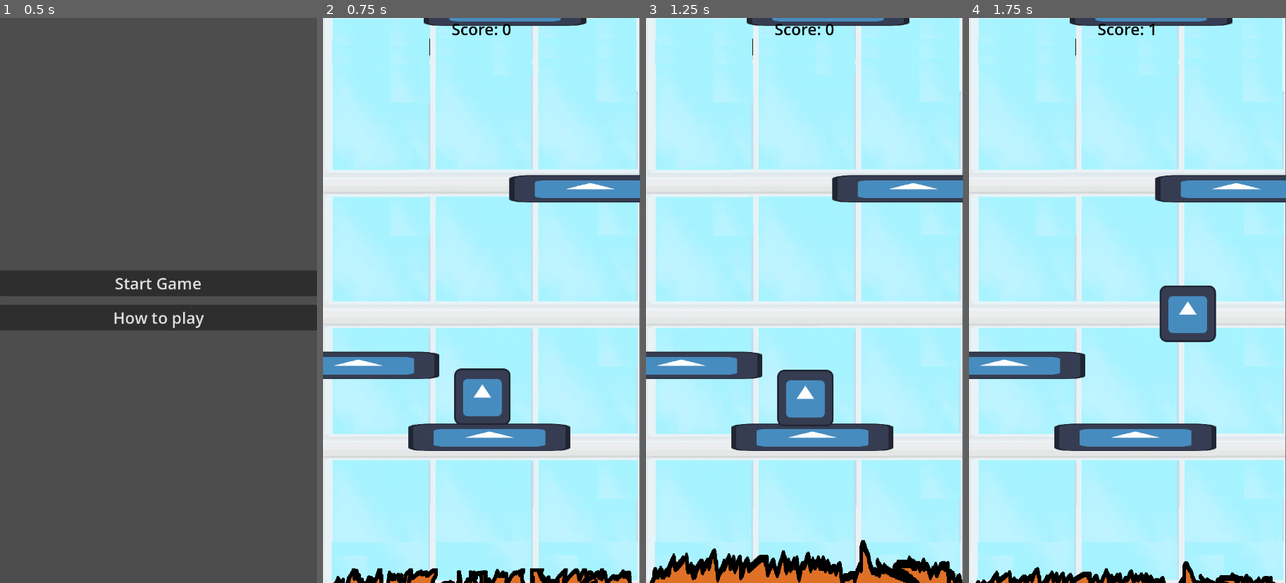
Above: before the commit, frames 1-4 (left to right).
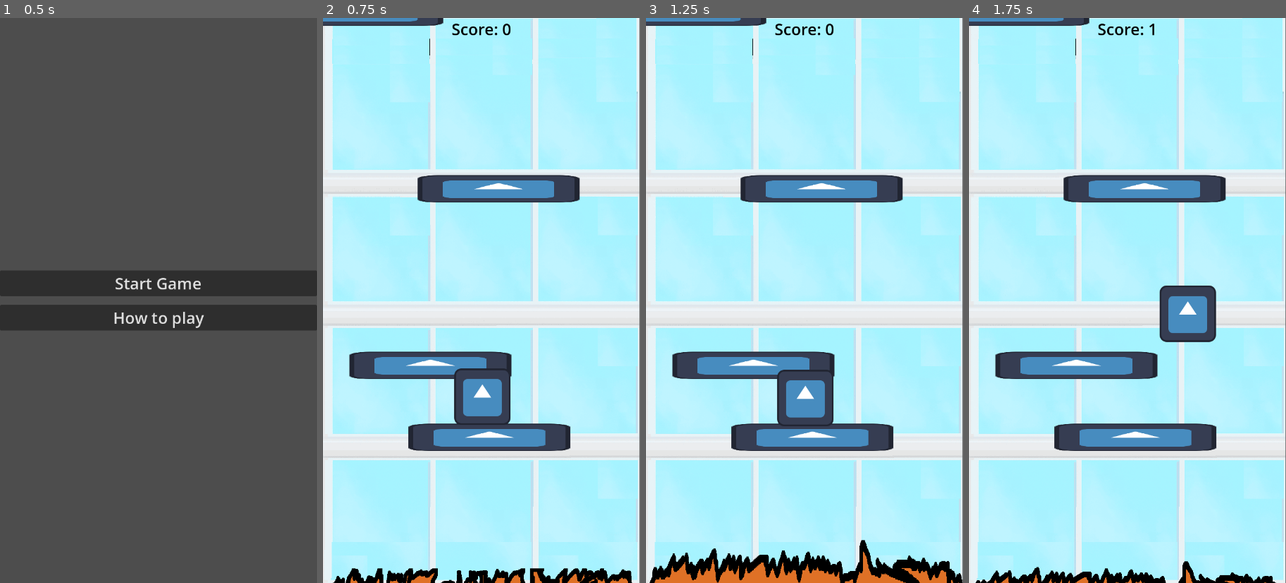
Above: after the commit, the same moments.

Repository: Saul-Caban-UPRM/cgs-gamejam-2025-fall-1
Game: Godot game, scene res://scenes/menu_manager.tscn
Same seed, same stepped clock (60 frames per second), same inputs: the game is played once before the commit and once after it. The engine's default icon, where the game draws it, is replaced by a stand-in: a white triangle on a blue panel in a dark square.
Inputs:
- Up to frame 1 (0.5 s): no input
- Up to frame 2 (0.75 s): click "Start Game" at 0.5 s
- Up to frame 3 (1.25 s): no input
- Up to frame 4 (1.75 s): hold D (Walk_right) from 1.28 s (still down); tap Space (Jump) at 1.52 s

Frame 1 is identical in both runs. In frame 2, 5.8% of the frame differs, in the area x 0-100%, y 0-64%; in frame 3, 5.8%; in frame 4, 6.1%.

Commit message:
Added fireHydrant

Diff:
--- /dev/null
+++ b/scenes/fire_hydrants.tscn
@@ -0,0 +1,20 @@
+[gd_scene load_steps=4 format=3 uid="uid://b5irqerakvr3e"]
+
+[ext_resource type="Script" uid="uid://bjsxv2pvhdfit" path="res://scripts/fire_hydrants.gd" id="1_3nyg2"]
+[ext_resource type="Texture2D" uid="uid://ck0g2oe5dl21" path="res://assets/FireExtinguesir.png" id="1_bqs58"]
+
+[sub_resource type="RectangleShape2D" id="RectangleShape2D_3nyg2"]
+size = Vector2(12, 24)
+
+[node name="FireHydrants" type="Area2D"]
+scale = Vector2(2.35494, 2.35494)
+script = ExtResource("1_3nyg2")
+
+[node name="CollisionShape2D" type="CollisionShape2D" parent="."]
+position = Vector2(-1, 0)
+shape = SubResource("RectangleShape2D_3nyg2")
+
+[node name="FireExtinguesir" type="Sprite2D" parent="."]
+position = Vector2(-9.53674e-07, -9.53674e-07)
+scale = Vector2(0.0728346, 0.0728346)
+texture = ExtResource("1_bqs58")
--- a/scenes/main.tscn
+++ b/scenes/main.tscn
@@ -7,6 +7,7 @@
 [ext_resource type="Script" uid="uid://luqygwcw2kno" path="res://scripts/camera_control.gd" id="3_sugp2"]
 [ext_resource type="Script" uid="uid://xv414qrklgdl" path="res://scripts/platform_spanwer.gd" id="4_jyhfs"]
 [ext_resource type="AudioStream" uid="uid://rkiev2t82fnn" path="res://Sounds/death.wav" id="5_85g3d"]
+[ext_resource type="PackedScene" uid="uid://b5irqerakvr3e" path="res://scenes/fire_hydrants.tscn" id="6_choun"]
 [ext_resource type="PackedScene" uid="uid://bsxf7v03sixlw" path="res://scenes/fire.tscn" id="6_tefeu"]
 [ext_resource type="AudioStream" uid="uid://dhh0ow0ulwoni" path="res://Sounds/EscapeTheFire.mp3" id="8_tipki"]
 
@@ -46,6 +47,7 @@
 position = Vector2(-2, -57)
 script = ExtResource("4_jyhfs")
 platform_scene = ExtResource("2_sugp2")
+fire_hydrant_scene = ExtResource("6_choun")
 player_path = NodePath("../FireFighter")
 camera_node = NodePath("../MainCamera")
 
@@ -68,7 +70,7 @@
 position = Vector2(359, 636)
 texture = ExtResource("3_jyhfs")
 
-[node name="FireFighter" parent="." instance=ExtResource("1_0wfyh")]
+[node name="FireFighter" parent="." groups=["player"] instance=ExtResource("1_0wfyh")]
 position = Vector2(361, 850)
 
 [node name="EscapeTheFire" type="AudioStreamPlayer" parent="." groups=["Sounds"]]
--- /dev/null
+++ b/scripts/fire_hydrants.gd
@@ -0,0 +1,11 @@
+extends Area2D
+
+@export var score_value: int = 5
+
+func _ready():
+	body_entered.connect(_on_body_entered)
+
+func _on_body_entered(body: Node) -> void:
+	if body.is_in_group("player"):
+		GlobalScript.score += score_value
+		queue_free()
--- a/scripts/main.gd
+++ b/scripts/main.gd
@@ -21,3 +21,7 @@
 #
 #
 #
+
+
+func _on_fire_hydrants_body_entered(body: Node2D) -> void:
+	pass # Replace with function body.
--- a/scripts/platform_spanwer.gd
+++ b/scripts/platform_spanwer.gd
@@ -1,48 +1,67 @@
 extends Node2D
 
 @export var platform_scene: PackedScene
+@export var fire_hydrant_scene: PackedScene
 @export var player_path: NodePath
 @export var camera_node: Camera2D
 @export var min_x: float = 0.0
 @export var max_x: float = 620.0
 @export var y_spacing: float = 400.0
+@export var hydrant_chance: float = 0.3  # 30% chance per platform
 
 var player: CharacterBody2D
 var next_spawn_y: float
 var platforms: Array = []
+var hydrants: Array = []
 
 func _ready():
-	player = get_node(player_path)
-	next_spawn_y = player.global_position.y
+	if player_path != NodePath(""):
+		player = get_node_or_null(player_path)
+	else:
+		# fallback: try to find your player by name if not set in inspector
+		player = get_tree().root.find_child("FireFighter", true, false)
+
+	if player:
+		next_spawn_y = player.global_position.y
+	else:
+		push_error("Player not found! Did you set 'player_path' in the Inspector?")
+		next_spawn_y = 0.0
 
 func _process(delta):
-	# Spawn platforms above the player continuously
-	while next_spawn_y > player.global_position.y - 1280:  # 1280 = screen height
-		spawn_platform(next_spawn_y)
+	if not player:
+		return
+
+	# Spawn platforms (and maybe hydrants) above the player
+	while next_spawn_y > player.global_position.y - 1280:
+		spawn_platform_and_hydrant(next_spawn_y)
 		next_spawn_y -= y_spacing
 
-	# Remove platforms below camera
-	cleanup_platforms()
+	cleanup_platforms_and_hydrants()
 
-	# Check if player fell below camera
+func spawn_platform_and_hydrant(y_pos: float):
+	var x_pos = randf_range(min_x, max_x)
 
-func spawn_platform(y_pos: float):
+	# Platform
 	var platform = platform_scene.instantiate()
-	var x_pos = randf_range(min_x, max_x)
 	platform.global_position = Vector2(x_pos, y_pos)
 	add_child(platform)
 	platforms.append(platform)
 
-func cleanup_platforms():
+	# Hydrant
+	if randi_range(0, 100) < hydrant_chance * 100:
+		var hydrant = fire_hydrant_scene.instantiate()
+		var opposite_x = max_x - (x_pos - min_x)
+		hydrant.global_position = Vector2(opposite_x, y_pos - 80)
+		add_child(hydrant)
+		hydrants.append(hydrant)
+
+func cleanup_platforms_and_hydrants():
 	if not camera_node:
 		return
-	var screen_bottom_y = camera_node.global_position.y + get_viewport().get_visible_rect().size.y / 2
+
+	var bottom_y = camera_node.global_position.y + get_viewport().get_visible_rect().size.y / 2
+
 	for p in platforms.duplicate():
-		if p.global_position.y > screen_bottom_y + 100:
+		if p.global_position.y > bottom_y + 100:
 			platforms.erase(p)
 			p.queue_free()
-
-
-
-
-# Make platform eventually smaller, after reaching the minimum make them move from left to right
Not shown: 1 places in scenes/main.tscn that only renumber resources
Not shown, added: scripts/fire_hydrants.gd.uid
